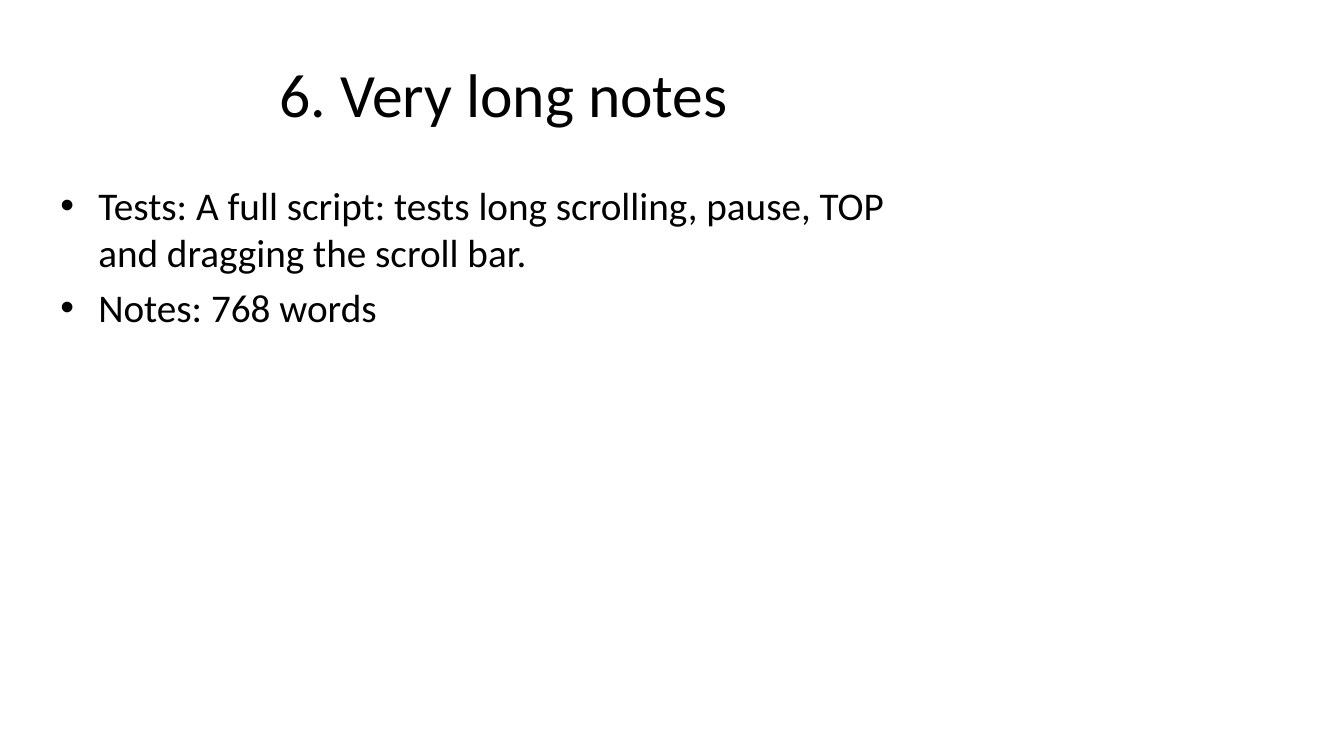
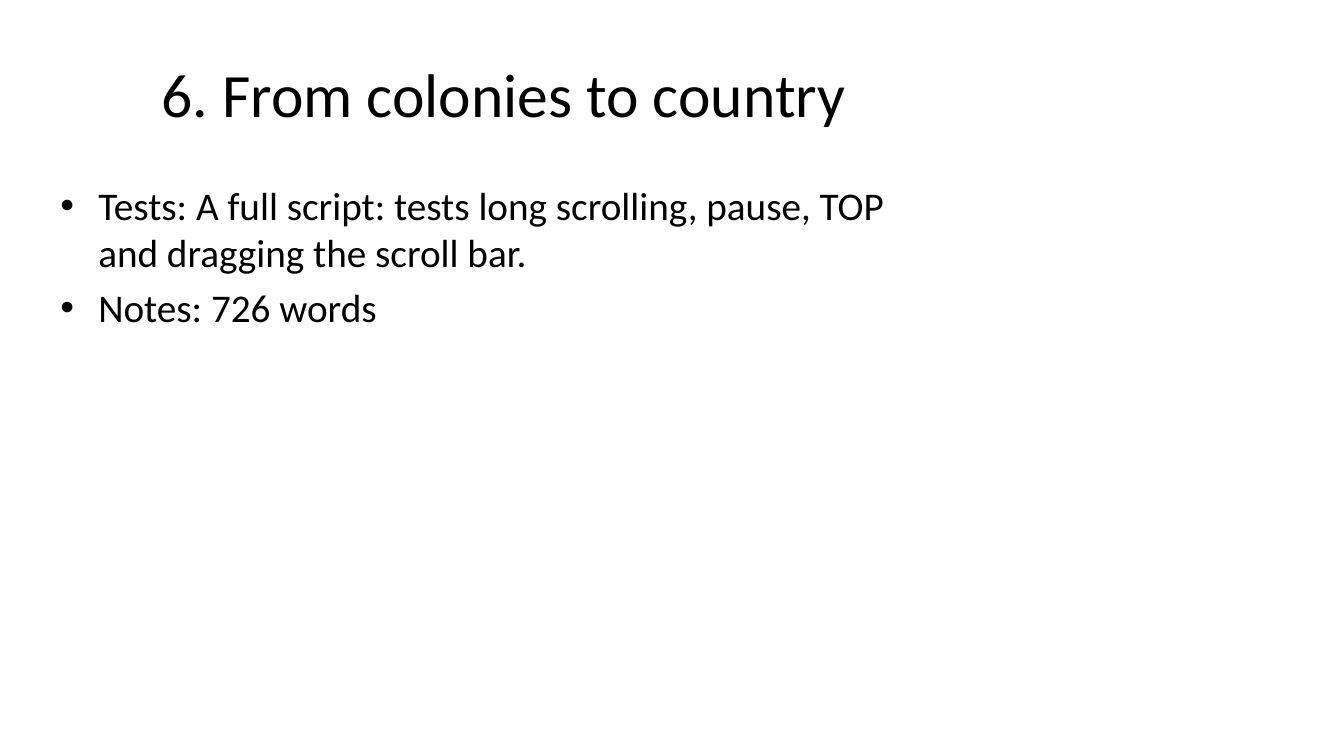
Before and after one commit to josephstracuzzi/clean-notes-joe, a slide deck: slide 6 of test_decks/Clean Notes Joe Test Deck.pptx. Drawn at 1344x756 pixels with LibreOffice and Linux fonts; fonts in the diff are those of the drawing. Boxes give left, top, right and bottom in pixels: in the first picture for what was removed or moved away, otherwise in the second. Text is boxed around its words. In the diff, an @@ line names an element or a change of style, - is before the commit and + after.

```diff
--- a/test_decks/Clean Notes Joe Test Deck.pptx
+++ b/test_decks/Clean Notes Joe Test Deck.pptx
@@ title at box(162, 74, 845, 127): text changed @@
-6. Very long notes
+6. From colonies to country
@@ text at box(98, 294, 376, 323): text changed @@
-• Notes: 768 words
+• Notes: 726 words
```
Also in this commit, not shown: 8 other slides changed, 7 other files.
